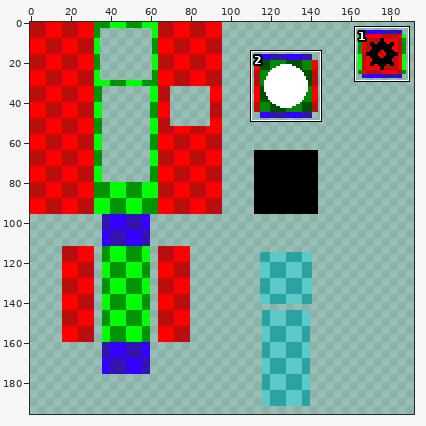
Two states of a sprite sheet, Art Assets/Models/Clock/texture_Clock_tex.png. The picture above shows the old version from afar; the outline marks the close-up.
Close-up. First the earlier version:
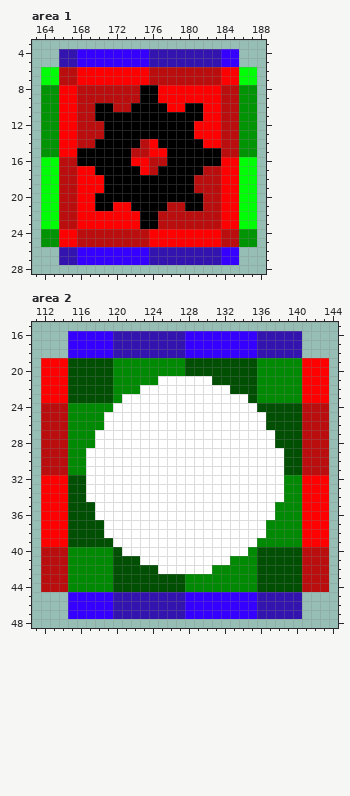
The file is 256x256 pixels. Colours within 5 levels of each other are drawn and written as one. Shown: area 1: x 163..188, y 3..28; area 2: x 111..144, y 15..48. The wide view leaves out empty margins. The commit also changed other parts of the picture, which this record leaves out.
Now the later version:
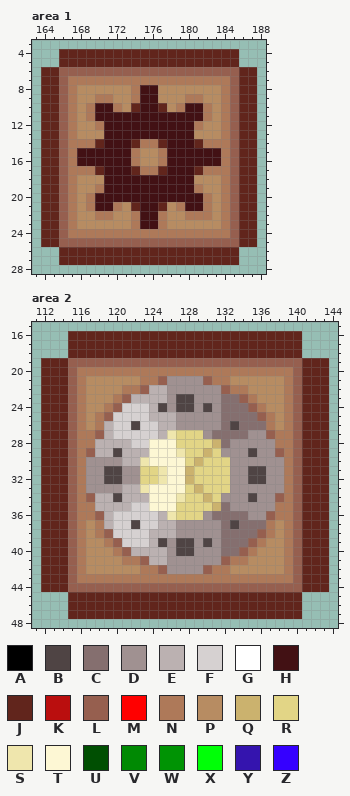
Palette (. is transparent): A #000000  B #4f4444  C #856f6f  D #a09191  E #bbb1b1  F #d6d1d1  G #ffffff  H #421114  J #61251c  K #ba0e0e  L #965f4f  M #ff0000  N #ae7959  P #b78c62  Q #cbb26e  R #e2d586  S #efe6ad  T #fdf7d4  U #004f02  V #008903  W #009304  X #00ff07  Y #3414ae  Z #3500ff
Changes in this commit:
Changed rows in their new state; - is an unchanged pixel.
Area 1:
first column x 164:
 4 --JJJJJJJJJJJJJJJJJJJJ--
 5 --JJJJJJJJJJJJJJJJJJJJ--
 6 JJLLLLLLLLLLLLLLLLLLLLJJ
 7 JJLNNNNNNNNNNNNNNNNNNLJJ
 8 JJLNPPPPPPNHHPPPPPPPNLJJ
 9 JJLNPPNNPPNHHPPPNNPPNLJJ
10 JJLNPNHHNPJHHJPNHHNPNLJJ
11 JJLNPNHHHHHHHHHHHHNPNLJJ
12 JJLNPPNHHHHHHHHHHNPPNLJJ
13 JJLNPPPHHHHHHHHHHPPPNLJJ
14 JJLNNNJHHHJNNJHHHJNNNLJJ
15 JJLNHHHHHHNPPNHHHHHHNLJJ
16 JJLNHHHHHHNPPNHHHHHHNLJJ
17 JJLNNNJHHHJNNJHHHJNNNLJJ
18 JJLNPPPHHHHHHHHHHPPPNLJJ
19 JJLNPPNHHHHHHHHHHNPPNLJJ
20 JJLNPNHHHHHHHHHHHHNPNLJJ
21 JJLNPNHHNPJHHJPNHHNPNLJJ
22 JJLNPPNNPPNHHNPPNNNPNLJJ
23 JJLNPPPPPPNHHNPPPPPPNLJJ
24 JJLNNNNNNNNNNNNNNNNNNLJJ
25 JJLLLLLLLLLLLLLLLLLLLLJJ
26 --JJJJJJJJJJJJJJJJJJJJ--
27 --JJJJJJJJJJJJJJJJJJJJ--
Area 2:
first column x 112:
16 ---JJJJJJJJJJJJJJJJJJJJJJJJJJ---
17 ---JJJJJJJJJJJJJJJJJJJJJJJJJJ---
18 ---JJJJJJJJJJJJJJJJJJJJJJJJJJ---
19 JJJLLLLLLLLLLLLLLLLLLLLLLLLLLJJJ
20 JJJLNNNNNNNNNNNNNNNNNNNNNNNNLJJJ
21 JJJLNPPPPPPNNLDDDDLNNPPPPPPNLJJJ
22 JJJLNPPPPNNLEEDDDDDDLNNPPPPNLJJJ
23 JJJLNPPPNLEEEEDBBDDDCCLNPPPNLJJJ
24 JJJLNPPNLFFFEBDBBDBDCCCLNPPNLJJJ
25 JJJLNPNLFFFFEEEDDDDDCCCCLNPNLJJJ
26 JJJLNPNEFFBFFEEDDDDDCBCCCNPNLJJJ
27 JJJLNNLEFFFFFESRRRDCCCCDDLNNLJJJ
28 JJJLNNEEEEFFTTTRRRRQCDDDDDNNLJJJ
29 JJJLNLEEBEEETTTSRRQRDDDBDDLNLJJJ
30 JJJLNDDDDEESTTTTRQRRRDDDDDDNLJJJ
31 JJJLNDDBBDDRRSTTQRRRRDDBBDDNLJJJ
32 JJJLNDDBBDDRRSTTQRRRRDDBBDDNLJJJ
33 JJJLNDDDDEESTTTTRQRRRDDDDDDNLJJJ
34 JJJLNLEEBEEETTTSRRQRDDDBDDLNLJJJ
35 JJJLNNEEEEFFTTTRRRRQCDDDDDNNLJJJ
36 JJJLNNLEFFFFFESRRRDCCCCDDLNNLJJJ
37 JJJLNPNEFFBFFEEDDDDDCBCCCNPNLJJJ
38 JJJLNPNLFFFFEEEDDDDDCCCCLNPNLJJJ
39 JJJLNPPNLFFFEBDBBDBDCCCLNPPNLJJJ
40 JJJLNPPPNLEEEEDBBDDDCCLNPPPNLJJJ
41 JJJLNPPPPNNLEEDDDDDDLNNPPPPNLJJJ
42 JJJLNPPPPPPNNLDDDDLNNPPPPPPNLJJJ
43 JJJLNNNNNNNNNNNNNNNNNNNNNNNNLJJJ
44 JJJLLLLLLLLLLLLLLLLLLLLLLLLLLJJJ
45 ---JJJJJJJJJJJJJJJJJJJJJJJJJJ---
46 ---JJJJJJJJJJJJJJJJJJJJJJJJJJ---
47 ---JJJJJJJJJJJJJJJJJJJJJJJJJJ---
